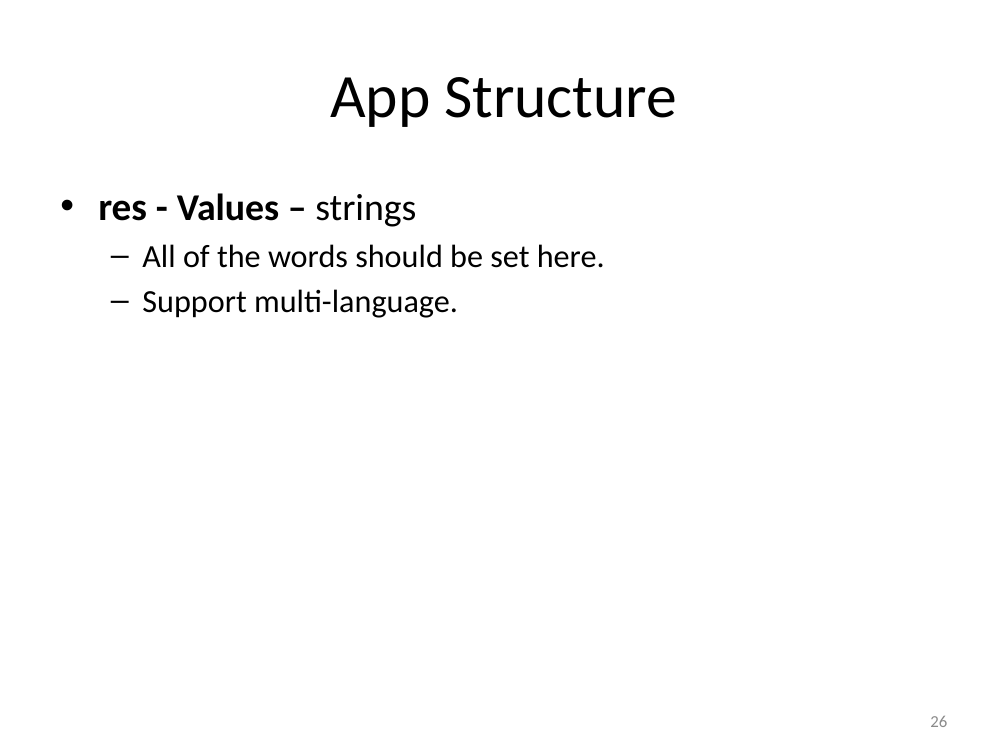
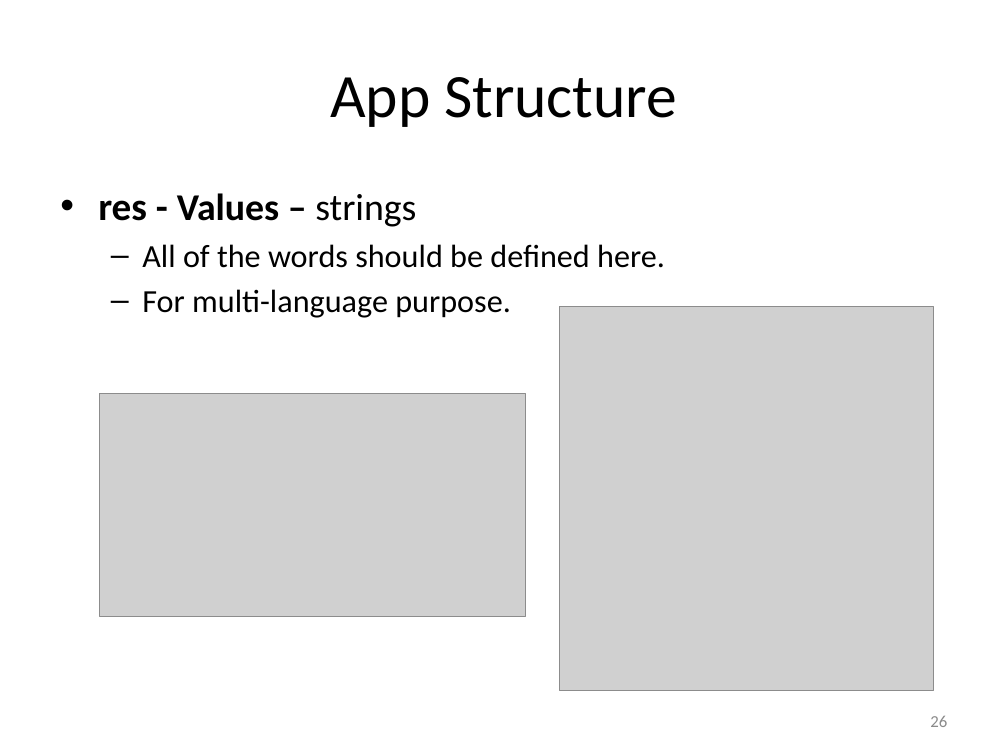
Before and after one commit to hs9021401/FIT_Android, a slide deck: slide 26 of The introduction of Android.pptx. Drawn at 1008x756 pixels with LibreOffice and Linux fonts; fonts in the diff are those of the drawing; grey boxes stand for pictures. Boxes give left, top, right and bottom in pixels: in the first picture for what was removed or moved away, otherwise in the second. Text is boxed around its words. In the diff, an @@ line names an element or a change of style, - is before the commit and + after.

```diff
--- a/The introduction of Android.pptx
+++ b/The introduction of Android.pptx
@@ text at [142,244,665,318]: text changed @@
-  – All of the words should be set here.
-  – Support multi-language.
+  – All of the words should be defined here.
+  – For multi-language purpose.
@@ picture added at [559,306,933,690] @@
@@ picture added at [99,394,525,616] @@
```
Also in this commit, not shown: 27 other slides changed, 29 other files.
